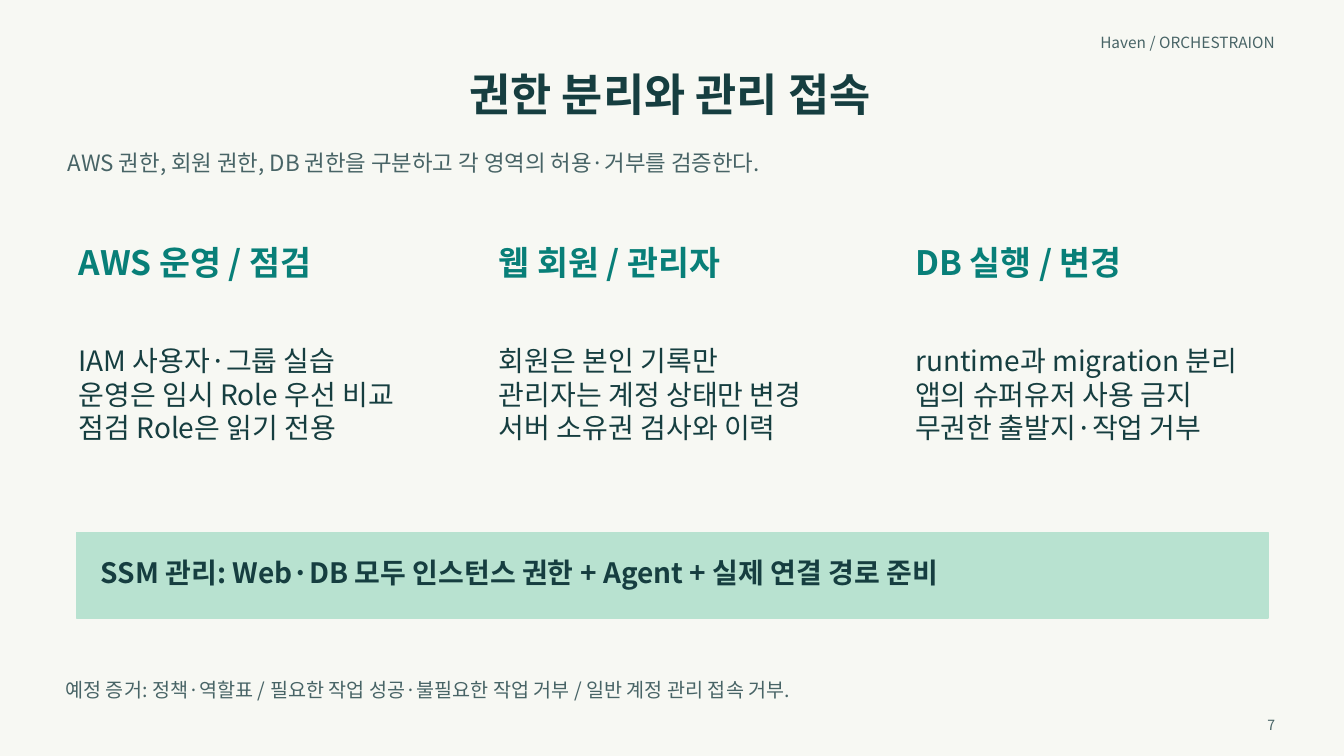
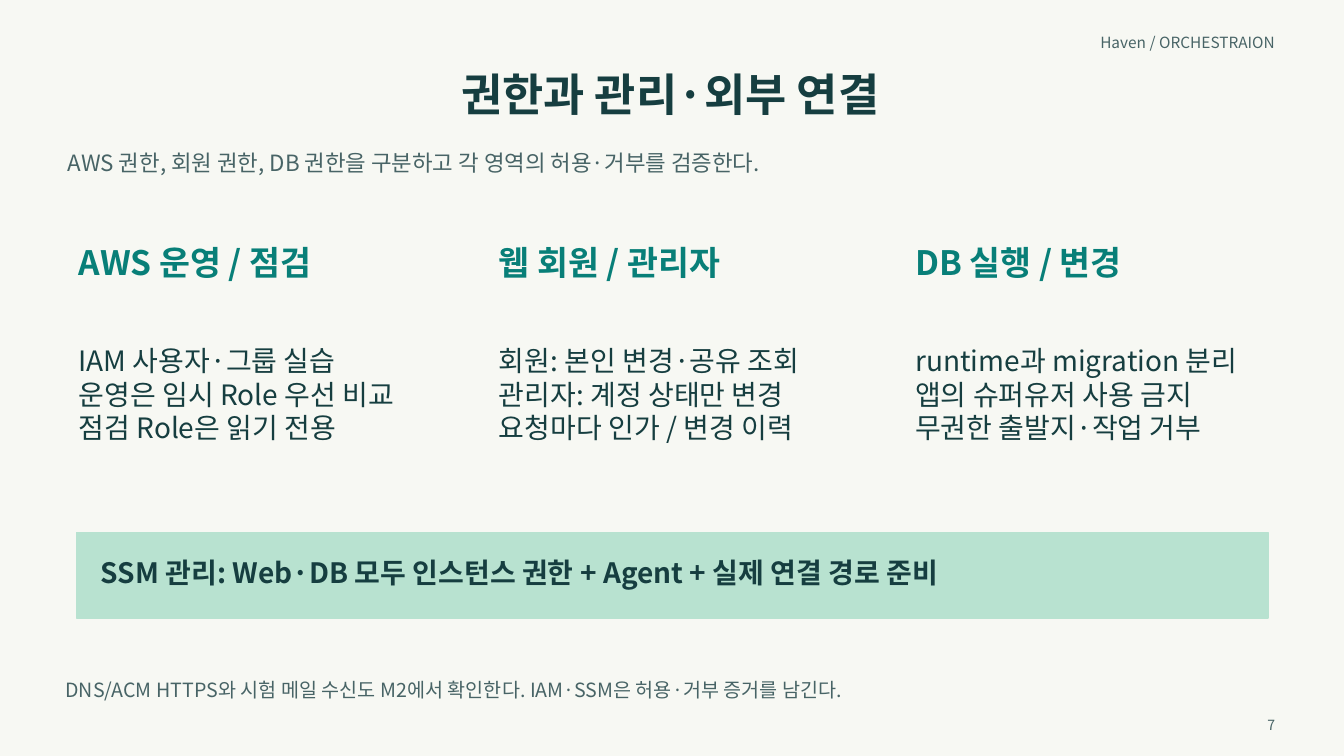
Before and after one commit to MinsooAhn02/Haven, a slide deck: slide 7 of docs/발표/Haven_통합계획_기반_프로젝트계획서_초안.pptx. Drawn at 1344x756 pixels with LibreOffice and Linux fonts; fonts in the diff are those of the drawing. Boxes give left, top, right and bottom in pixels: in the first picture for what was removed or moved away, otherwise in the second. Text is boxed around its words. In the diff, an @@ line names an element or a change of style, - is before the commit and + after.

```diff
--- a/docs/발표/Haven_통합계획_기반_프로젝트계획서_초안.pptx
+++ b/docs/발표/Haven_통합계획_기반_프로젝트계획서_초안.pptx
@@ title at bbox=[461, 73, 879, 115]: text changed @@
-권한 분리와 관리 접속
+권한과 관리·외부 연결
@@ text at bbox=[499, 348, 800, 441]: text changed @@
-회원은 본인 기록만
-관리자는 계정 상태만 변경
-서버 소유권 검사와 이력
+회원: 본인 변경·공유 조회
+관리자: 계정 상태만 변경
+요청마다 인가 / 변경 이력
@@ text at bbox=[65, 680, 842, 701]: text changed @@
-예정 증거: 정책·역할표 / 필요한 작업 성공·불필요한 작업 거부 / 일반 계정 관리 접속 거부.
+DNS/ACM HTTPS와 시험 메일 수신도 M2에서 확인한다. IAM·SSM은 허용·거부 증거를 남긴다.
```
Also in this commit, not shown: 10 other slides changed, 1 slide added, 1 slide removed, 7 other files.
